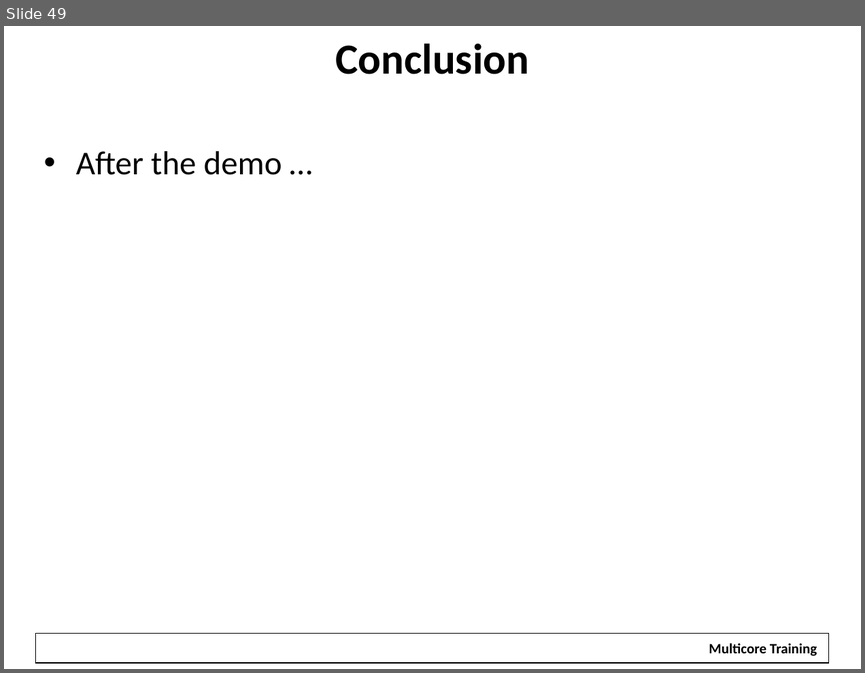
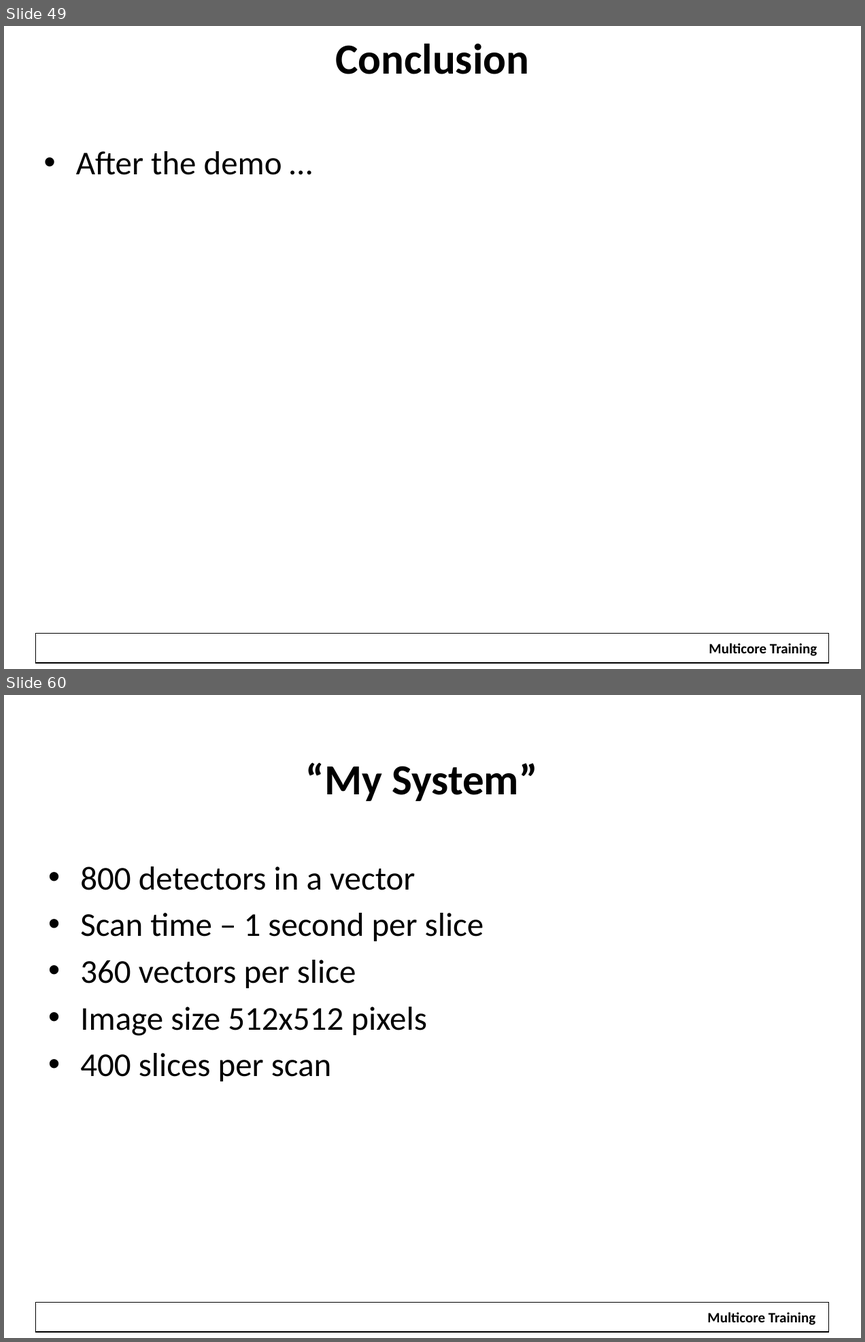
Before and after one commit to hari1989/keystone-workshop, a slide deck: slides/KeyStone Multicore Design.pptx. Shown one above the other, each under a label of ours: slide 49 before the commit, slides 49 and 60 after it; the slides between them are not shown. The pictures are 865x673 and 865x1342 pixels, drawn with LibreOffice and Linux fonts; fonts in the diff are those of the drawing; background and template pictures are left out. Boxes give left, top, right and bottom in pixels: in the first picture for what was removed or moved away, otherwise in the second. Text is boxed around its words. In the diff, an @@ line names an element or a change of style, - is before the commit and + after.

```diff
--- a/slides/KeyStone Multicore Design.pptx
+++ b/slides/KeyStone Multicore Design.pptx
@@ slide 60 added at [4, 695, 861, 1338], background #FFFFFF; not listed: 1 template element that a slide beside it also shows @@
@@ title added at [306, 762, 537, 801], 36 pt, text #000000, bold @@
+“My System”
@@ text added at [80, 866, 484, 1081], 28 pt, text #000000 @@
+• 800 detectors in a vector
+• Scan time – 1 second per slice
+• 360 vectors per slice
+• Image size 512x512 pixels
+• 400 slices per scan
@@ rectangle added at [698, 1304, 825, 1330], fill #FFFFFF, 12 pt, text #000000, bold @@
+Multicore Training
```
Also in this commit, not shown: 29 other slides added.
